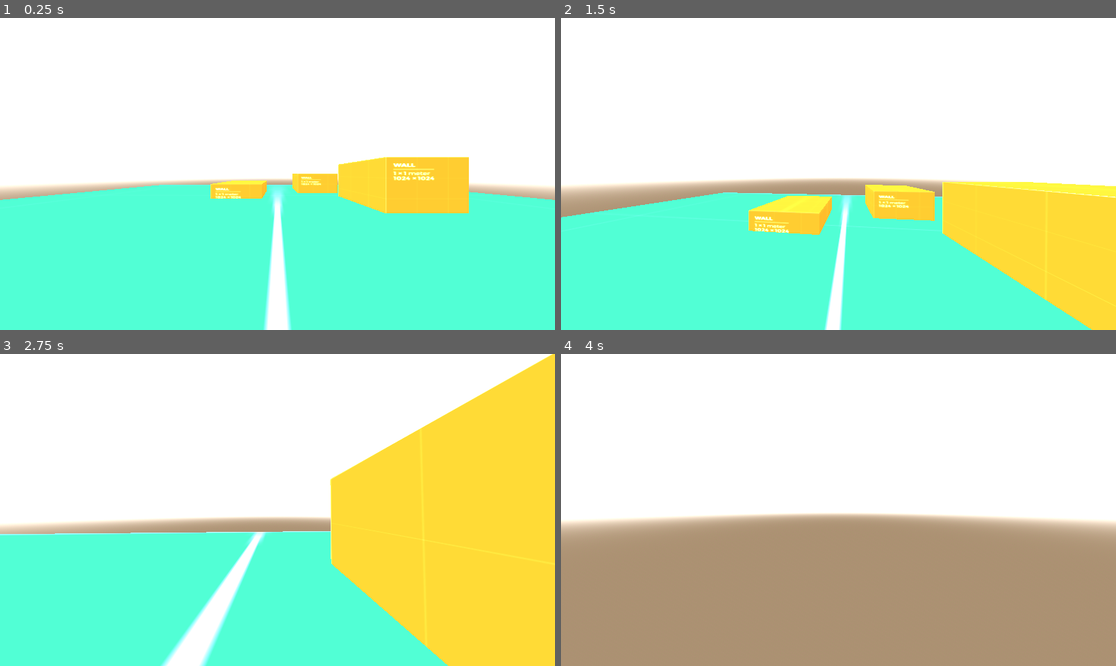
Above: before the commit, frames 1-4 (two rows, left to right).
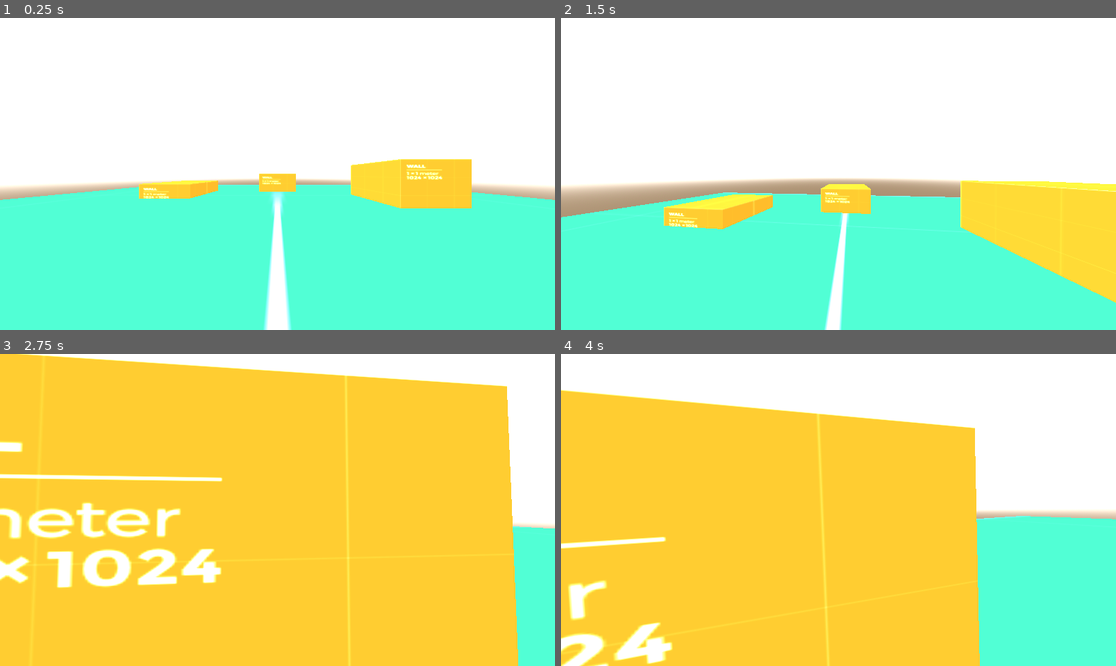
Above: after the commit, the same moments.

Repository: aru24sin/ByteSize
Game: Godot game, scene res://Levels/testLevel.tscn
The game is run twice, just before and just after one commit, with the same random seed, the same clock (stepped at 60 frames per second) and the same inputs.
Inputs (mouse positions are in pixels of both pictures, inside the frame that each line leads up to):
- Up to frame 1 (0.25 s): no input
- Up to frame 2 (1.5 s): move the mouse to (866, 174) at 0.52 s; hold C (crouch) 0.53-1.28 s; hold W (forward) from 0.53 s (still down); tap Space (jump) at 0.77 s; move the mouse to (810, 174) at 1.27 s; tap Shift (sprint) at 1.35 s
- Up to frame 3 (2.75 s): keep holding W (forward); tap Space (jump) at 1.52 s; move the mouse to (288, 503) at 2.02 s; hold C (crouch) from 2.03 s (still down)
- Up to frame 4 (4 s): keep holding W (forward); move the mouse to (832, 516) at 2.77 s; release C (crouch) at 2.78 s; tap Shift (sprint) at 2.85 s; tap Space (jump) at 3.02, 3.77 s; move the mouse to (877, 513) at 3.52 s; hold C (crouch) from 3.53 s (still down)

The runs differ from the first frame. In frame 1, 3.2% of the frame differs, in the area x 25-85%, y 44-63%; in frame 2, 8.5%; in frame 3, 73%; in frame 4, 74%, in the area x 0-100%, y 11-100%.

Commit message:
Update testLevel.tscn

Diff:
--- a/bytesize/Levels/testLevel.tscn
+++ b/bytesize/Levels/testLevel.tscn
@@ -90,7 +90,7 @@
 mesh = SubResource("BoxMesh_houwy")
 
 [node name="StaticBody3D" type="StaticBody3D" parent="."]
-transform = Transform3D(1, 0, 0, 0, 1, 0, 0, 0, 1, -4, -1, -13)
+transform = Transform3D(1, 0, 0, 0, 1, 0, 0, 0, 1, -11, -1, -13)
 
 [node name="MeshInstance3D" type="MeshInstance3D" parent="StaticBody3D"]
 mesh = SubResource("BoxMesh_faoc1")
@@ -99,7 +99,7 @@
 shape = SubResource("BoxShape3D_owrup")
 
 [node name="StaticBody3D2" type="StaticBody3D" parent="."]
-transform = Transform3D(1, 0, 0, 0, 1, 0, 0, 0, 1, 5, 0, -16)
+transform = Transform3D(1, 0, 0, 0, 1, 0, 0, 0, 1, 0, 0, -17)
 
 [node name="MeshInstance3D" type="MeshInstance3D" parent="StaticBody3D2"]
 mesh = SubResource("BoxMesh_faoc1")
@@ -108,7 +108,7 @@
 shape = SubResource("BoxShape3D_owrup")
 
 [node name="StaticBody3D3" type="StaticBody3D" parent="."]
-transform = Transform3D(1, 0, 0, 0, 1, 0, 0, 0, 1, 9, 1, -9)
+transform = Transform3D(1, 0, 0, 0, 1, 0, 0, 0, 1, 11, 1, -10)
 
 [node name="MeshInstance3D" type="MeshInstance3D" parent="StaticBody3D3"]
 mesh = SubResource("BoxMesh_faoc1")
